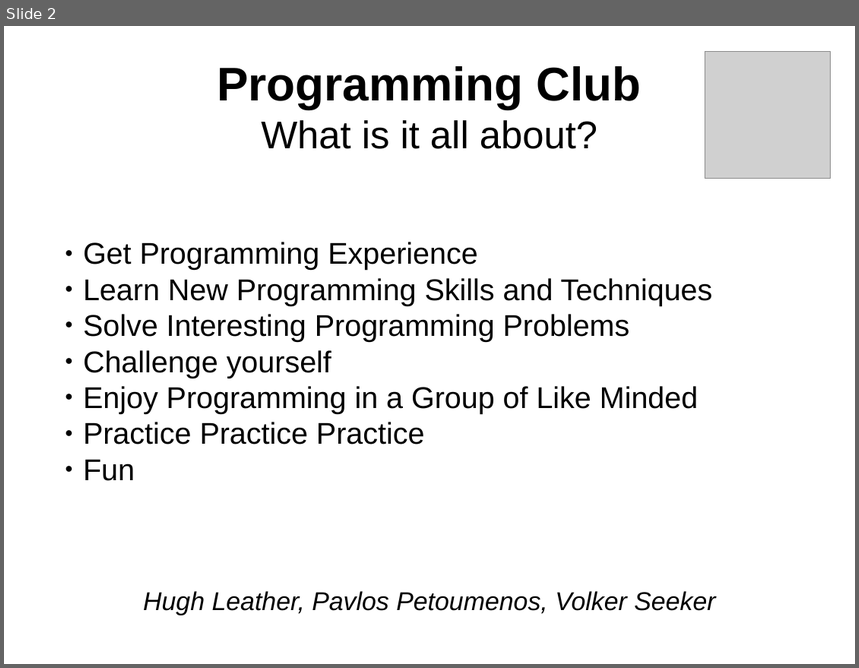
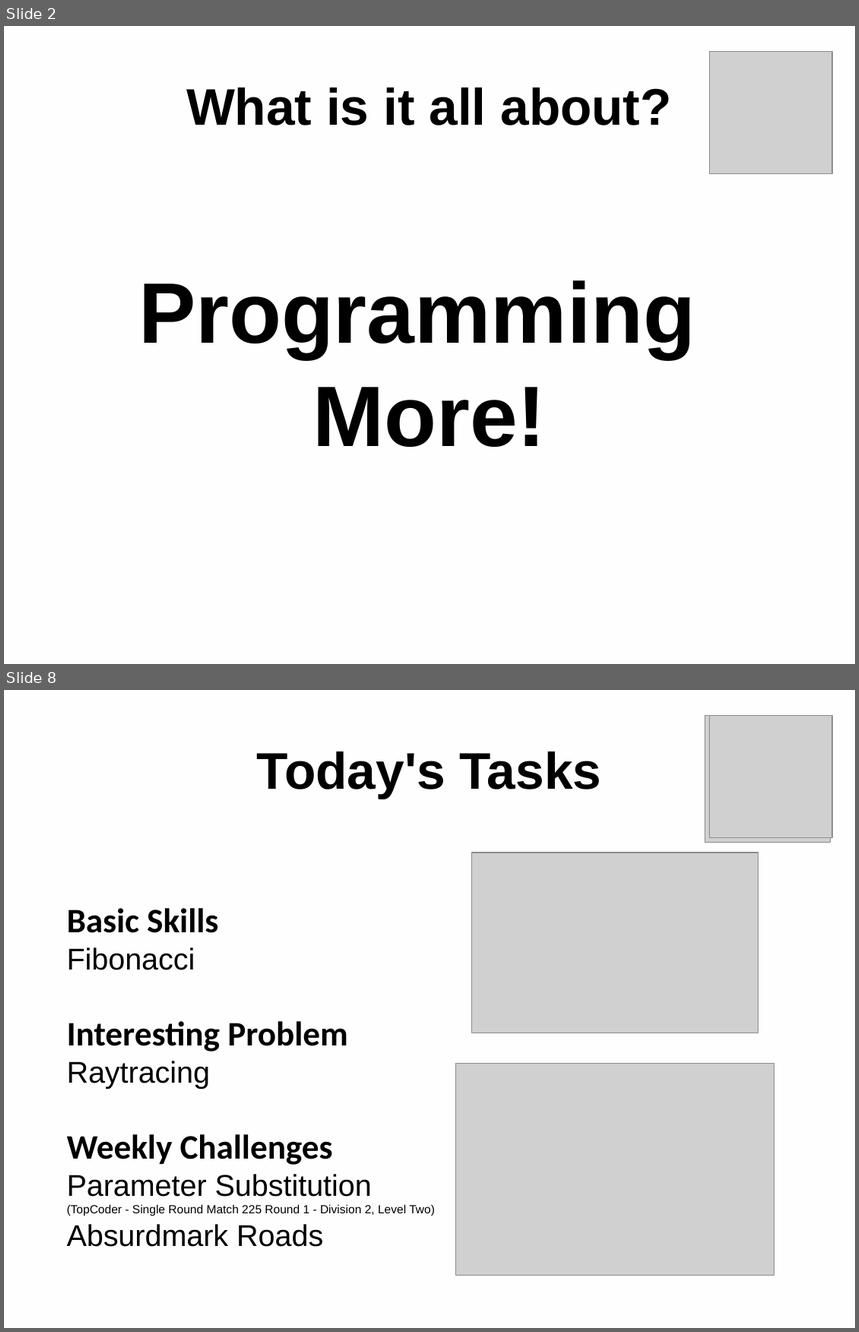
Before and after one commit to vsee/uoe_programmingclub, a slide deck: slides/session001_20160218.odp. Shown one above the other, each under a label of ours: slide 2 before the commit, slides 2 and 8 after it; the slides between them are not shown. The pictures are 859x668 and 859x1332 pixels, drawn with LibreOffice and Linux fonts; fonts in the diff are those of the drawing; grey boxes stand for pictures. Boxes give left, top, right and bottom in pixels: in the first picture for what was removed or moved away, otherwise in the second. Text is boxed around its words. In the diff, an @@ line names an element or a change of style, - is before the commit and + after.

```diff
--- a/slides/session001_20160218.odp
+++ b/slides/session001_20160218.odp
@@ slide 8 added at (4, 690, 855, 1328), background #FFFEFF @@
@@ picture added at (705, 716, 831, 842) @@
@@ picture added at (710, 716, 833, 838) @@
@@ title added at (257, 752, 602, 799), 48 pt, text #000000, bold @@
+Today's Tasks
@@ picture added at (472, 853, 759, 1034) @@
@@ subtitle added at (67, 908, 435, 1247), 28 pt, text #000000 @@
+Basic Skills
+Fibonacci
+Interesting Problem
+Raytracing
+Weekly Challenges
+Parameter Substitution
+(TopCoder - Single Round Match 225 Round 1 - Division 2, Level Two)
+Absurdmark Roads
@@ picture added at (456, 1064, 774, 1275) @@
@@ slide 2 changed as well @@
@@ background #FFFFFF to #FFFEFF @@
@@ picture: place and size @@
-picture at (705, 52, 831, 178)
+picture at (710, 52, 833, 174)
@@ title at (186, 88, 671, 126): text changed; size 36 to 48 pt; bold on @@
-Programming Club
-What is it all about?
+What is it all about?
@@ text at (139, 281, 696, 447): text changed; size 28 to 80 pt; bold on @@
-  ● Get Programming Experience
-  ● Learn New Programming Skills and Techniques
-  ● Solve Interesting Programming Problems
-  ● Challenge yourself
-  ● Enjoy Programming in a Group of Like Minded
-  ● Practice Practice Practice
-  ● Fun
+Programming
+More!
@@ text removed at (143, 591, 715, 616) @@
-Hugh Leather, Pavlos Petoumenos, Volker Seeker
```
Also in this commit, not shown: 3 other slides changed, 3 other slides added, 1 slide removed, 6 other files.
